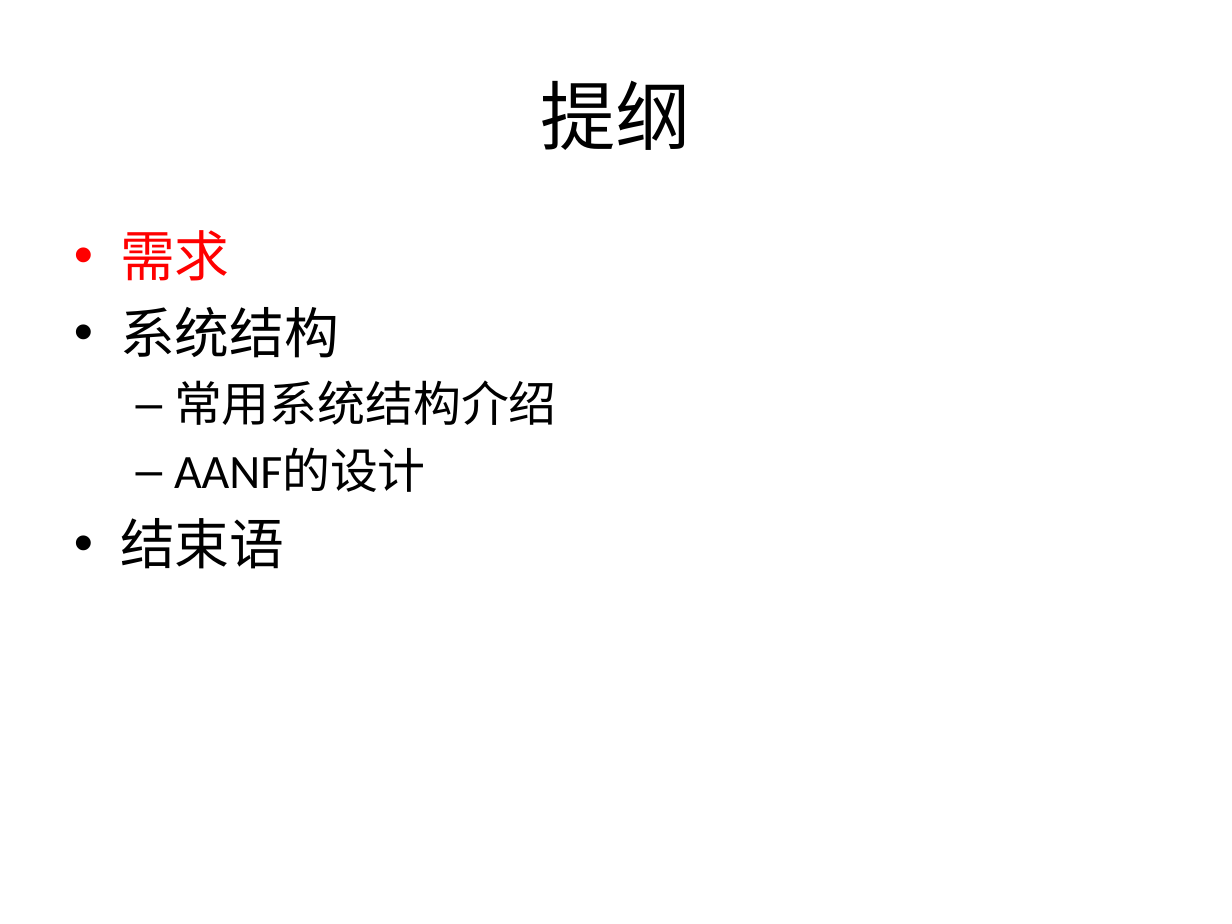
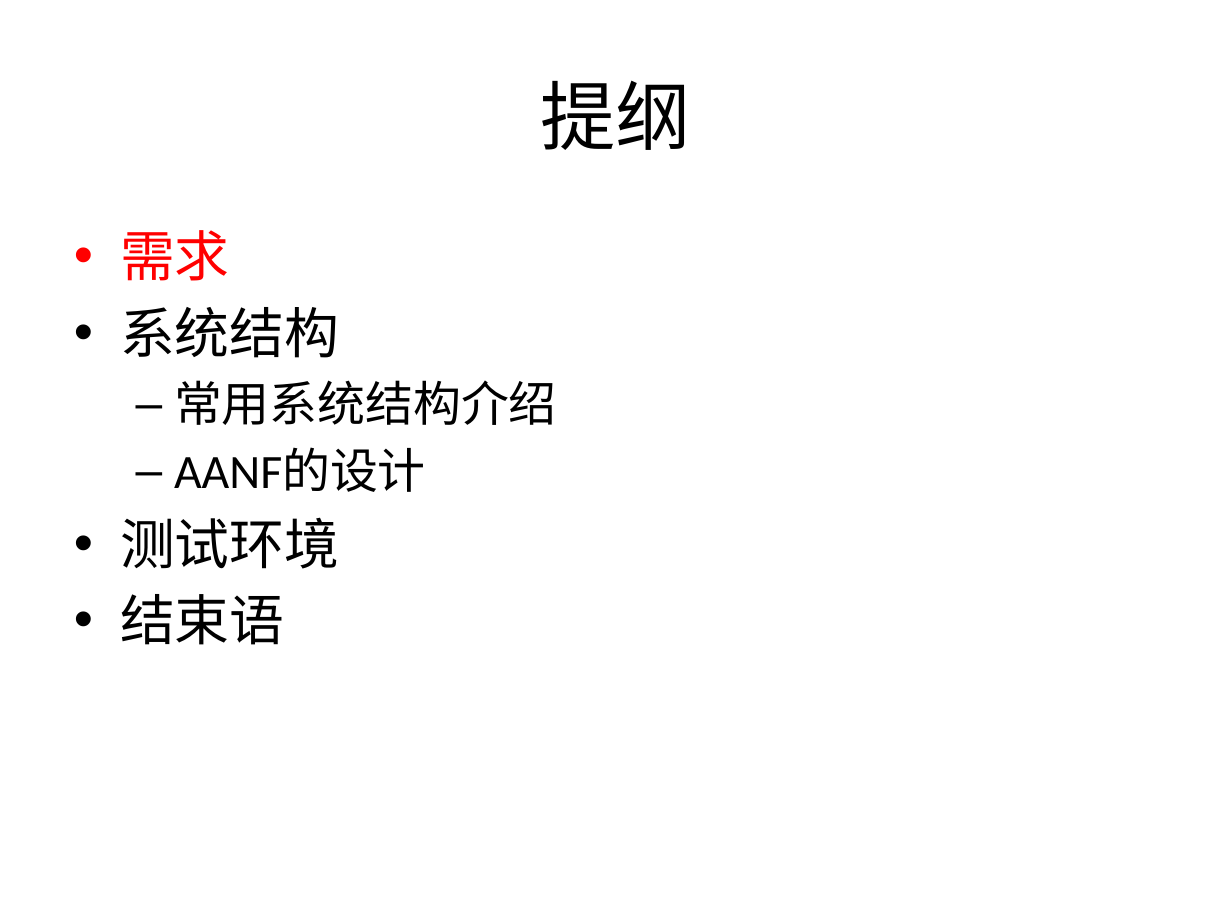
Before and after one commit to kkzhou/kknf, a slide deck: slide 2 of aanf/cpp/doc/AANF(All-Async Network Framework) introduction-v0.2.pptx. Drawn at 1232x924 pixels with LibreOffice and Linux fonts; fonts in the diff are those of the drawing. Boxes give left, top, right and bottom in pixels: in the first picture for what was removed or moved away, otherwise in the second. Text is boxed around its words. In the diff, an @@ line names an element or a change of style, - is before the commit and + after.

Commit message:
1，修改了文档，添加了“测试环境” 2，实现了命令通道中命令的注册、调用 3，添加了测试客户端，测试bf，测试bb_1/bb_2的文件

```diff
--- a/aanf/cpp/doc/AANF(All-Async Network Framework) introduction-v0.2.pptx
+++ b/aanf/cpp/doc/AANF(All-Async Network Framework) introduction-v0.2.pptx
@@ text at (120, 517, 339, 569): paragraph added @@
+• 测试环境
```
Also in this commit, not shown: 2 other slides changed, 2 slides added, 5 other files.
